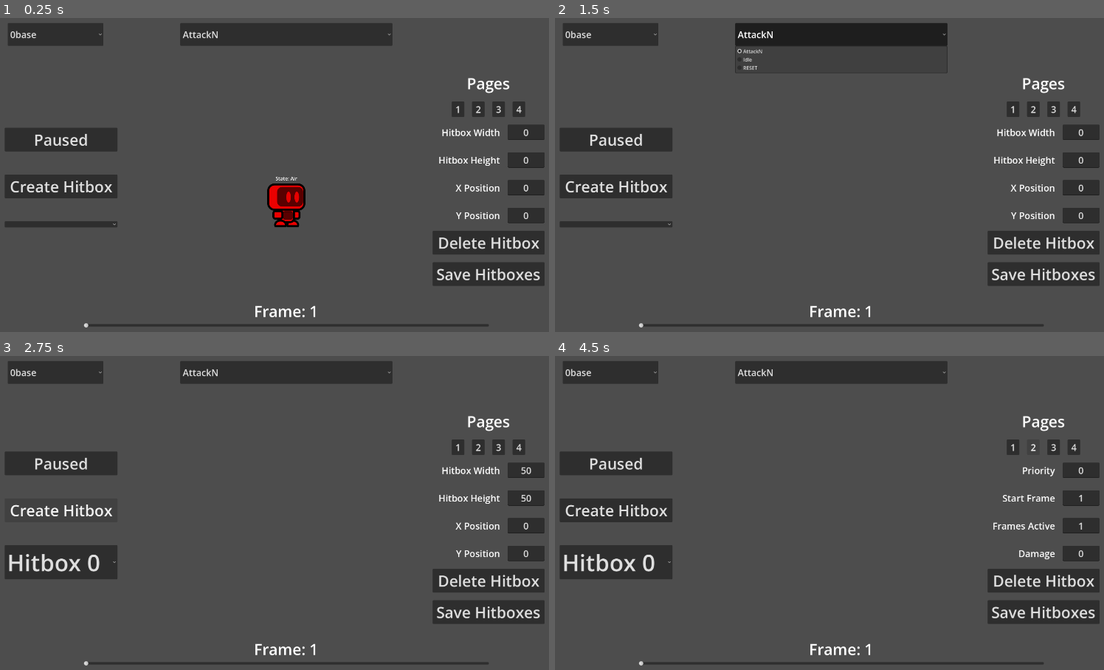
Above: before the commit, frames 1-4 (two rows, left to right).
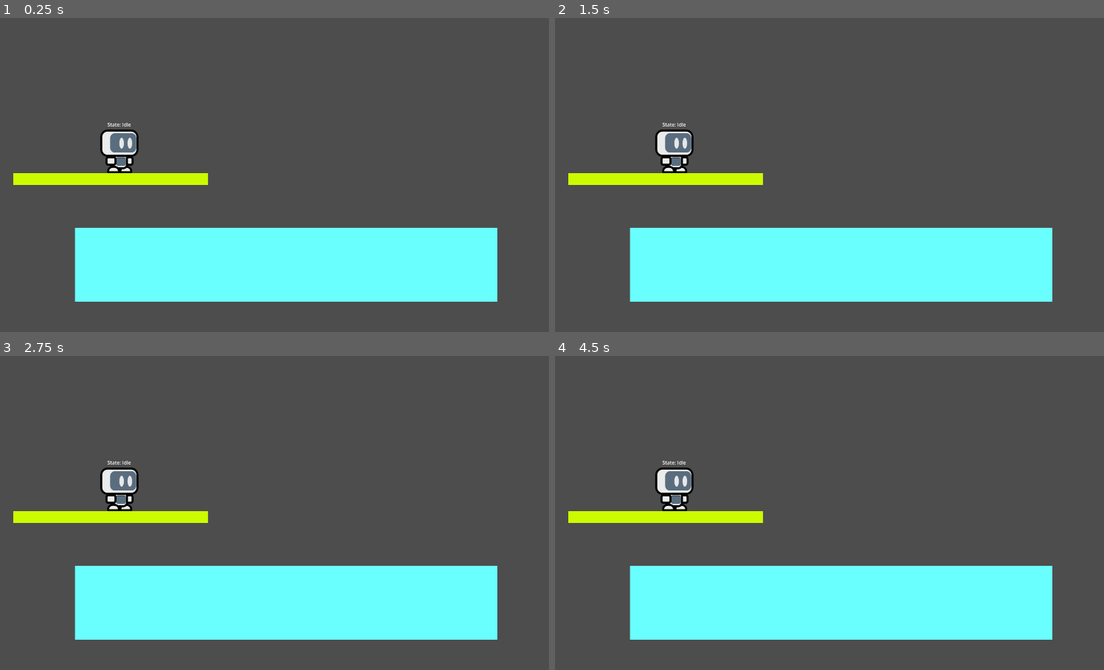
Above: after the commit, the same moments.

Repository: AcroPR/HyperStrikeDudes2D
Game: Godot game, scene res://src/stages/0base/stage.tscn
Two runs of this game, one before a commit and one after it. Both use one fixed random seed, a clock stepped at 60 frames per second and the inputs below. Before the commit the project starts from res://src/core/debug_tools/hitbox_animator/hitbox_animator.tscn.
Inputs (mouse positions are in pixels of both pictures, inside the frame that each line leads up to):
- Up to frame 1 (0.25 s): no input
- Up to frame 2 (1.5 s): click (609, 33) at 0.5 s, where only the run before the commit has a clickable "0base"; click (840, 33) at 1.25 s, where only the run before the commit has a clickable "AttackN"
- Up to frame 3 (2.75 s): click (60, 525) at 2 s, where only the run before the commit has a clickable "Create Hitbox"
- Up to frame 4 (4.5 s): click (615, 563) at 2.75 s, where only the run before the commit has a clickable "Hitbox 0"; click (1010, 447) at 3.5 s, where only the run before the commit has a clickable "1"; click (1032, 447) at 4.25 s, where only the run before the commit has a clickable "2"

The runs differ from the first frame. In frame 1, 32% of the frame differs, in the area x 0-100%, y 1-99%; in frame 2, 31%; in frame 3, 31%; in frame 4, 32%.
Error before the commit: Invalid access to property or key 'global_position' on a base object of type 'null instance'. (res://src/fighters/0base/scripts/off_screen_marker.gd:19)

Commit message:
feat: fast falling

Diff:
--- a/project.godot
+++ b/project.godot
@@ -11,7 +11,7 @@
 [application]
 
 config/name="Hyper Strike Dudes"
-run/main_scene="uid://dsvwuivoeji62"
+run/main_scene="uid://m8ufo6g8l4wv"
 config/features=PackedStringArray("4.7", "Forward Plus")
 config/icon="res://icon.svg"
 
--- a/src/fighters/0base/fighter.tscn
+++ b/src/fighters/0base/fighter.tscn
@@ -28,7 +28,7 @@
 size = Vector2(150, 64)
 
 [sub_resource type="RectangleShape2D" id="RectangleShape2D_p8qh6"]
-size = Vector2(132, 54)
+size = Vector2(221, 54)
 
 [sub_resource type="ViewportTexture" id="ViewportTexture_xp0b5"]
 viewport_path = NodePath("../SubViewportContainer/SubViewport")
@@ -248,6 +248,7 @@
 collision_mask = 128
 
 [node name="CollisionShape2D" type="CollisionShape2D" parent="ModelCollisions/LedgeGrabBox" unique_id=537149702]
+position = Vector2(-44.5, 0)
 shape = SubResource("RectangleShape2D_p8qh6")
 
 [node name="LedgePosition" type="Marker2D" parent="ModelCollisions" unique_id=69393433]
--- a/src/fighters/0base/scripts/fighter.gd
+++ b/src/fighters/0base/scripts/fighter.gd
@@ -17,6 +17,7 @@
 @export var airSpeed: float = 7.4
 @export_range(0, 30) var dashFrames: int = 15
 @export var dashSpeed: float = 8.25
+@export var fastFallMultiplier: float = 2.0
 @export_range(0.0, 1.0) var groundFriction: float = 0.85
 @export var hopHeight: float = 7.45
 @export var jumpHeight: float = 12.25
@@ -41,6 +42,7 @@
 @onready var stateLabel = $StateLabel
 
 var airJumpCount: int = 0
+var isFastFalling: bool = false
 var landingFrames: int = 0
 var ledgeGrabCount: int = 0
 var ledgeHeld: Ledge
@@ -88,6 +90,7 @@
 func _ready() -> void:
 	if Engine.is_editor_hint():
 		return
+	isFastFalling = false
 	ledgeHeld = null
 	inputComponent.controllerID = MatchGlobal.players[playerID]["Controller_Index"]
 	stateMachine.init(self, model, inputComponent)
--- a/src/fighters/0base/states/air_movement/state_air.gd
+++ b/src/fighters/0base/states/air_movement/state_air.gd
@@ -29,6 +29,7 @@
 
 func process_physics(delta: float) -> State:
 	if inputComponent._just_pressed("jump") and parent.airJumpCount < parent.maxAirJumps and check_jump:
+		parent.isFastFalling = false
 		check_jump = false
 		var midAirMultiplier = 1.15 - (float(parent.airJumpCount) / float(parent.maxAirJumps))
 		if midAirMultiplier > 1.0: midAirMultiplier = 1.0
@@ -36,7 +37,14 @@
 		parent.airJumpCount += 1
 		parent.velocity.y = -parent._get_velocity(midAirJumpHeight)
 
-	parent.velocity.y += parent._get_velocity(parent.weight) * delta
+	if inputComponent._just_pressed("move_down"):
+		parent.isFastFalling = true
+
+	match parent.isFastFalling:
+		true:
+			parent.velocity.y += parent._get_velocity(parent.weight) * parent.fastFallMultiplier * delta
+		false:
+			parent.velocity.y += parent._get_velocity(parent.weight) * delta
 
 	parent.ledgeGrabBox.monitoring = parent.velocity.y > 0
 
--- a/src/fighters/0base/states/ground_movement/state_landing.gd
+++ b/src/fighters/0base/states/ground_movement/state_landing.gd
@@ -8,6 +8,7 @@
 	super()
 	parent.airJumpCount = 0
 	parent.ledgeGrabCount = 0
+	parent.isFastFalling = false
 
 func process_frame(_delta: float) -> State:
 	parent.landingFrames -= 1
